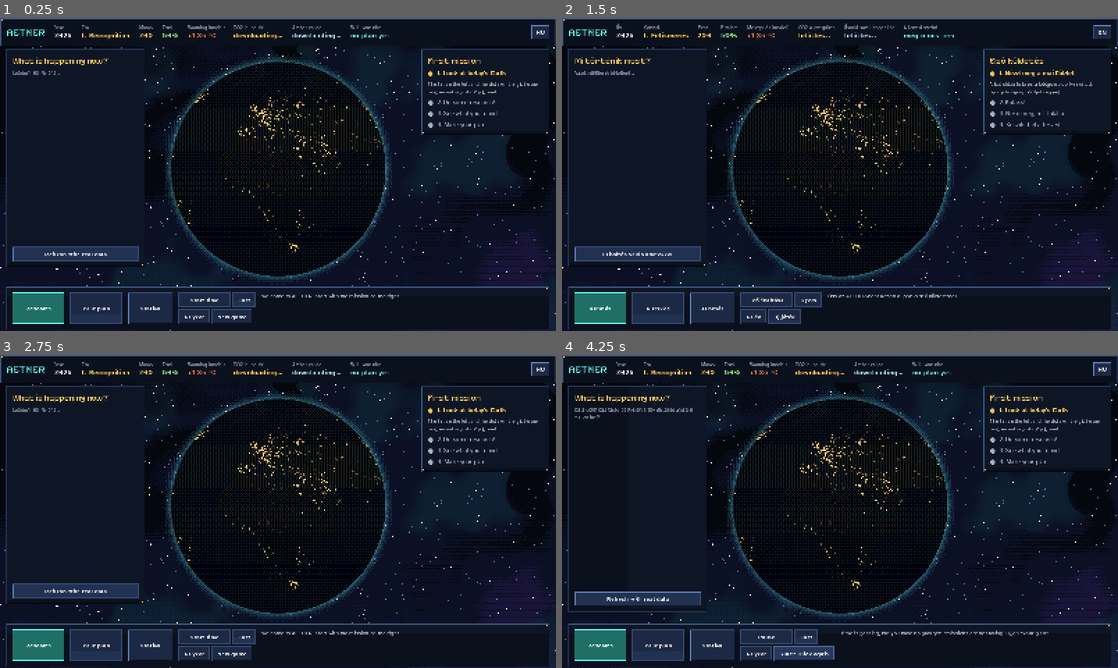
Above: before the commit, frames 1-4 (two rows, left to right).
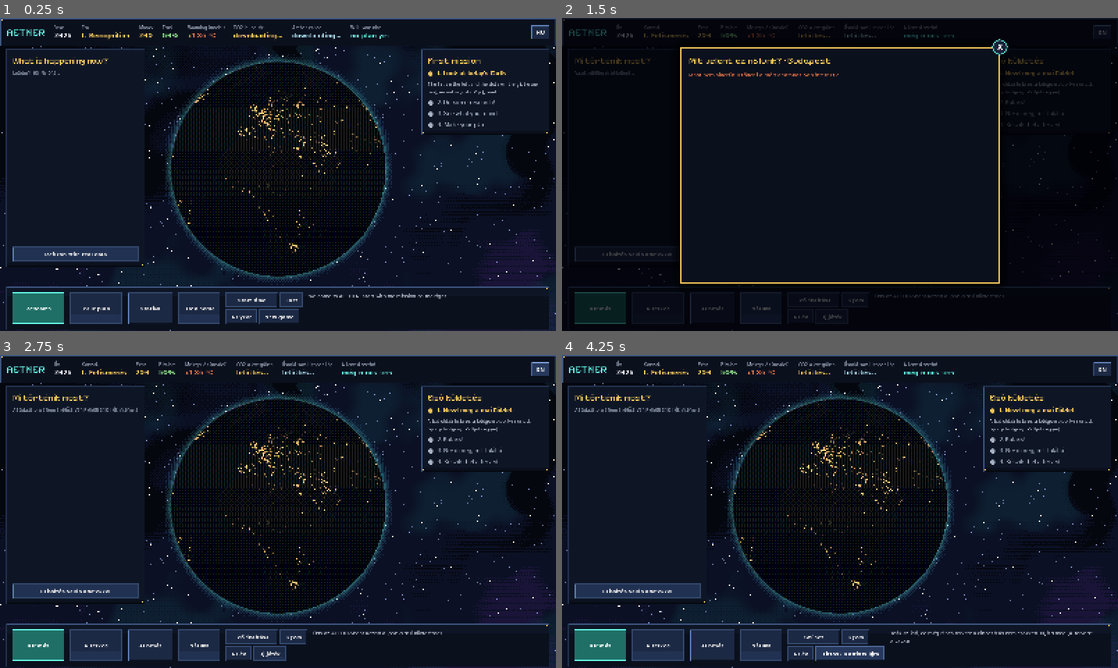
Above: after the commit, the same moments.

Repository: roadside/aether
Game: Godot game, scene res://scenes/main.tscn
Two runs of this game, one before a commit and one after it. Both use one fixed random seed, a clock stepped at 60 frames per second and the inputs below.
Inputs (mouse positions are in pixels of both pictures, inside the frame that each line leads up to):
- Up to frame 1 (0.25 s): no input
- Up to frame 2 (1.5 s): click "HU" at 0.5 s; click (762, 309) at 1.25 s, where only the run after the commit has a clickable "Nálunk"
- Up to frame 3 (2.75 s): click "EN" at 2 s
- Up to frame 4 (4.25 s): click "Start time" (after the commit: "Idő indítása") at 2.75 s; click "New game" (after the commit: "Új játék") at 3.5 s

The runs differ from the first frame. In frame 1, 1.3% of the frame differs, in the area x 32-81%, y 87-98%; in frame 2, 29%, in the area x 0-100%, y 0-100%; in frame 3, 3.3%; in frame 4, 5.0%.

Commit message:
Nálunk ablak: 30 °C feletti napok és nyári eső a játékos helyén, mért évek és becslés a terved szerint (2050, 2100)
Co-Authored-By: Claude Opus 5.5 <noreply@anthropic.com>
Claude-Session: https://claude.ai/code/session_01T6sPwaPiVjASr8DLyjC9bo

Diff:
--- a/AETHER_godot/scripts/i18n.gd
+++ b/AETHER_godot/scripts/i18n.gd
@@ -423,4 +423,23 @@
 	"Tudásfa (játékszabály): a kutatott témák új korszakot, új témákat és új tervlehetőségeket nyitnak. Kutatás gomb.": "Knowledge tree (game rule): researched topics open new eras, topics and plan options. See the Research button.",
 	"Új korszak: %s! %s": "New era: %s! %s",
 	"Wikipédia": "Wikipedia",
+	"Nálunk": "Back home",
+	"Mit jelent a melegedés nálunk: forró napok és nyári eső, mért adatokból és a terved szerint.": "What warming means where you live: hot days and summer rain, from measurements and according to your plan.",
+	"Töltöm a mért adatokat (1961 óta, naponta)…": "Loading measured data (daily, since 1961)…",
+	"Most nem sikerült letölteni a mért adatokat. Van internet?": "Could not download the measured data. Are you online?",
+	"Mit jelent ez nálunk?": "What does it mean here?",
+	"a terved szerint": "your plan",
+	"terv nélkül": "no plan",
+	"Hány nap van évente 30 °C fölött?": "How many days a year are above 30 °C?",
+	"%s nap": "%s days",
+	"mért": "measured",
+	"még nincs modell": "no model yet",
+	"kb. %s–%s nap": "about %s–%s days",
+	"Narancs: mért évek. Türkiz: becslés a terved szerint.": "Orange: measured years. Teal: estimate under your plan.",
+	"Mennyi eső esik nyáron (június–augusztus)?": "How much rain falls in summer (June–August)?",
+	"kb. %s–%s mm": "about %s–%s mm",
+	"Mért adat: ERA5, kb. 25 km-es rácspont (a város belsejében melegebb). Becslés: a 2006–2025 között mért napokat a régió várható melegedésével toljuk el (34 klímamodell). Nem helyi előrejelzés.": "Measured data: ERA5, a grid point about 25 km wide (city centres are hotter). Estimate: the days measured in 2006–2025 are shifted by the region's expected warming (34 climate models). Not a local forecast.",
+	"ERA5 (Copernicus/ECMWF) az Open-Meteón keresztül": "ERA5 (Copernicus/ECMWF) via Open-Meteo",
+	"IPCC AR6 Interaktív Atlasz, CMIP6 (Iturbide et al. 2021)": "IPCC AR6 Interactive Atlas, CMIP6 (Iturbide et al. 2021)",
+	"Forster et al. 2025, globális melegedés": "Forster et al. 2025, global warming",
 }
--- a/AETHER_godot/scripts/main.gd
+++ b/AETHER_godot/scripts/main.gd
@@ -14,6 +14,7 @@
 const Campaign := preload("res://scripts/campaign.gd")
 const Knowledge := preload("res://scripts/knowledge.gd")
 const StationPanel := preload("res://scripts/station_panel.gd")
+const NalunkPanel := preload("res://scripts/nalunk_panel.gd")
 
 const MISSION := [
 	["Nézd meg a mai Földet", "A bal oldali lista és a földgömb pöttyei valódi, friss jelentések. Kattints egyre!"],
@@ -308,6 +309,11 @@
 	station.tooltip_text = L.t("A kutatóállomásod: modulok építése és fejlesztése.")
 	station.pressed.connect(_open_station)
 	h.add_child(station)
+	var home := UI.button(L.t("Nálunk"))
+	home.custom_minimum_size = Vector2(120, 0)
+	home.tooltip_text = L.t("Mit jelent a melegedés nálunk: forró napok és nyári eső, mért adatokból és a terved szerint.")
+	home.pressed.connect(_open_nalunk)
+	h.add_child(home)
 	var tbox := UI.vbox(6)
 	var trow := UI.hbox(6)
 	_play_btn = UI.button(L.t("Idő indítása"))
@@ -378,6 +384,14 @@
 		_open_station()
 	else:
 		_show_info(L.t("Kutatóállomás: ") + str(s["name"]), "")
+
+
+func _open_nalunk() -> void:
+	var n = NalunkPanel.new()
+	n.bridge = bridge
+	n.campaign = campaign
+	n.closed.connect(_close_overlay)
+	_place_overlay(n)
 
 
 func _open_station() -> void:
@@ -906,6 +920,14 @@
 		_open_research()
 		await _shot(dir, "8_tudasfa.png")
 		_close_overlay()
+		_open_nalunk()
+		for i in 60:   # a mért adatok letöltése
+			await get_tree().create_timer(1.0).timeout
+			if not bridge.is_busy():
+				break
+		await get_tree().create_timer(1.0).timeout
+		await _shot(dir, "9_nalunk.png")
+		_close_overlay()
 	_close_overlay()
 	for e in world.get("esemenyek", []):
 		if str(e.get("kategoria", "")) == "levego":
--- /dev/null
+++ b/AETHER_godot/scripts/nalunk_panel.gd
@@ -0,0 +1,192 @@
+extends PanelContainer
+## „Mit jelent ez nálunk?” – a melegedés a játékos helyén: mért adatok (ERA5) és
+## egyszerű becslés a jövőre a játékos terve szerint (IPCC AR6 Atlasz, 34 klímamodell).
+
+signal closed
+
+const UI := preload("res://scripts/ui.gd")
+const L := preload("res://scripts/i18n.gd")
+const Bridge := preload("res://scripts/lab_bridge.gd")
+
+var bridge
+var campaign
+var lat := 47.5
+var lon := 19.0
+var country := "HU"
+var place := "Budapest"
+var _body: VBoxContainer
+var _out := ""
+var _retry: Timer
+
+
+## Oszlopdiagram: évente a 30 °C feletti napok (mért), a jövő becslése halványan.
+class Bars extends Control:
+	var years: Array = []        # [[év, érték], ...] mért
+	var future: Array = []       # [[év, érték], ...] becslés
+	var vmax := 10.0
+
+	func _ready() -> void:
+		custom_minimum_size = Vector2(0, 170)
+
+	func _draw() -> void:
+		var all := years + future
+		if all.is_empty():
+			return
+		var y0 := int(all[0][0])
+		var y1 := int(all[-1][0])
+		var w := size.x
+		var h := size.y - 22.0
+		var bw := w / float(y1 - y0 + 1)
+		var font := ThemeDB.fallback_font
+		for e in years:
+			var x := (int(e[0]) - y0) * bw
+			var bh := h * float(e[1]) / vmax
+			draw_rect(Rect2(x + 1, h - bh, maxf(1.0, bw - 2), bh), Color("#f4a23a"))
+		for e in future:
+			var x := (int(e[0]) - y0) * bw
+			var bh := h * float(e[1]) / vmax
+			draw_rect(Rect2(x + 1, h - bh, maxf(1.0, bw - 2), bh), Color(0.36, 0.88, 0.82, 0.55))
+		draw_line(Vector2(0, h), Vector2(w, h), Color("#5d6784"), 1.0)
+		for yy in [y0, 2000, 2025, y1]:
+			if yy < y0 or yy > y1:
+				continue
+			var x: float = (int(yy) - y0) * bw
+			draw_string(font, Vector2(x, h + 18), str(yy), HORIZONTAL_ALIGNMENT_LEFT, -1, 13, Color("#9aa7c4"))
+
+
+func _ready() -> void:
+	var sb := StyleBoxFlat.new()
+	sb.bg_color = UI.PANEL_BG
+	sb.border_color = UI.GOLD
+	sb.set_border_width_all(3)
+	sb.shadow_color = Color(0, 0, 0, 0.7)
+	sb.shadow_size = 28
+	sb.set_content_margin_all(24)
+	add_theme_stylebox_override("panel", sb)
+	var scroll := ScrollContainer.new()
+	scroll.horizontal_scroll_mode = ScrollContainer.SCROLL_MODE_DISABLED
+	add_child(scroll)
+	_body = UI.vbox(12)
+	_body.size_flags_horizontal = Control.SIZE_EXPAND_FILL
+	scroll.add_child(UI.scroll_pad(_body))
+	_retry = Timer.new()
+	_retry.wait_time = 1.0
+	_retry.one_shot = true
+	_retry.timeout.connect(_load)
+	add_child(_retry)
+	bridge.finished.connect(_on_bridge_finished)
+	_out = bridge.work_dir("aether_nalunk").path_join("v1_%s_%.2f_%.2f.json" % [country, lat, lon])
+	var cached: Variant = Bridge.read_json(_out)
+	if typeof(cached) == TYPE_DICTIONARY and not cached.has("hiba"):
+		_render(cached)
+	else:
+		_header()
+		_body.add_child(UI.label(L.t("Töltöm a mért adatokat (1961 óta, naponta)…"), 17, UI.SOFT))
+		_load()
+
+
+func _exit_tree() -> void:
+	if bridge != null and bridge.finished.is_connected(_on_bridge_finished):
+		bridge.finished.disconnect(_on_bridge_finished)
+
+
+func _load() -> void:
+	if not bridge.run("nalunk", ["nalunk", "--lat", str(lat), "--lon", str(lon), "--orszag", country,
+			"--hely", place, "--ki", _out, "--nyelv", L.lang]):
+		_retry.start()
+
+
+func _on_bridge_finished(tag: String, _code: int, _output: String) -> void:
+	if tag != "nalunk":
+		return
+	var r: Variant = Bridge.read_json(_out)
+	if typeof(r) == TYPE_DICTIONARY and not r.has("hiba"):
+		_render(r)
+	else:
+		_header()
+		_body.add_child(UI.label(L.t("Most nem sikerült letölteni a mért adatokat. Van internet?"), 17, UI.EMBER))
+
+
+func _header() -> void:
+	UI.clear(_body)
+	_body.add_child(UI.heading(L.t("Mit jelent ez nálunk?") + " · " + place))
+
+
+## A táblázatból az adott globális melegedéshez tartozó sor (0,1 °C-ra kerekítve, a széleken levágva).
+static func row_for(r: Dictionary, t: float) -> Dictionary:
+	var tab: Array = r.get("tablazat", [])
+	if tab.is_empty() or is_nan(t):
+		return {}
+	var best: Dictionary = tab[0]
+	for row in tab:
+		if absf(float(row["globalis"]) - t) < absf(float(best["globalis"]) - t):
+			best = row
+	return best
+
+
+func _temp_at(y: int) -> float:
+	return campaign.series_at("homerseklet", y) if campaign != null else NAN
+
+
+func _big(parent: Control, caption: String, value: String, sub: String, color: Color) -> void:
+	var v := UI.vbox(0)
+	v.size_flags_horizontal = Control.SIZE_EXPAND_FILL
+	v.add_child(UI.label(caption, 14, UI.MUTE))
+	v.add_child(UI.label(value, 26, color, true, false))
+	if sub != "":
+		v.add_child(UI.label(sub, 13, UI.MUTE))
+	parent.add_child(v)
+
+
+func _render(r: Dictionary) -> void:
+	_header()
+	var regi: Dictionary = r["regi"]
+	var mai: Dictionary = r["mai"]
+	var plan_name := L.t("a terved szerint") if campaign != null and not campaign.timeline.is_empty() else L.t("terv nélkül")
+	# --- forró napok ---
+	var c := UI.card(UI.GOLD)
+	c.add_child(UI.label(L.t("Hány nap van évente 30 °C fölött?"), 19, UI.TEXT, true))
+	var row := UI.hbox(18)
+	_big(row, "%d–%d" % [int(regi["idoszak"][0]), int(regi["idoszak"][1])], L.t("%s nap") % UI.hu(float(regi["napok"]), 0), L.t("mért"), UI.SOFT)
+	_big(row, "%d–%d" % [int(mai["idoszak"][0]), int(mai["idoszak"][1])], L.t("%s nap") % UI.hu(float(mai["napok"]), 0), L.t("mért"), UI.GOLD)
+	var future: Array = []
+	var vmax := 10.0
+	for e in r["evek"]:
+		vmax = maxf(vmax, float(e["napok"]))
+	for y in [2050, 2100]:
+		var fr := row_for(r, _temp_at(y))
+		if fr.is_empty():
+			_big(row, str(y), "?", L.t("még nincs modell"), UI.CYAN)
+			continue
+		_big(row, "%d · %s" % [y, plan_name], L.t("%s nap") % UI.hu(float(fr["napok"]), 0),
+			L.t("kb. %s–%s nap") % [UI.hu(float(fr["napok_also"]), 0), UI.hu(float(fr["napok_felso"]), 0)], UI.CYAN)
+	c.add_child(row)
+	# oszlopok: mért évek + becslés 2026-tól 2100-ig ötévente
+	var bars := Bars.new()
+	for e in r["evek"]:
+		bars.years.append([int(e["ev"]), float(e["napok"])])
+	for y in range(2030, 2101, 5):
+		var fr := row_for(r, _temp_at(y))
+		if not fr.is_empty():
+			future.append([y, float(fr["napok"])])
+			vmax = maxf(vmax, float(fr["napok"]))
+	bars.future = future
+	bars.vmax = vmax * 1.1
+	c.add_child(bars)
+	c.add_child(UI.label(L.t("Narancs: mért évek. Türkiz: becslés a terved szerint."), 13, UI.MUTE))
+	_body.add_child(UI.card_root(c))
+	# --- nyári csapadék ---
+	var p := UI.card(UI.CYAN)
+	p.add_child(UI.label(L.t("Mennyi eső esik nyáron (június–augusztus)?"), 19, UI.TEXT, true))
+	var prow := UI.hbox(18)
+	_big(prow, "%d–%d" % [int(regi["idoszak"][0]), int(regi["idoszak"][1])], "%s mm" % UI.hu(float(regi["nyari_csapadek"]), 0), L.t("mért"), UI.SOFT)
+	_big(prow, "%d–%d" % [int(mai["idoszak"][0]), int(mai["idoszak"][1])], "%s mm" % UI.hu(float(mai["nyari_csapadek"]), 0), L.t("mért"), UI.GOLD)
+	var f2100 := row_for(r, _temp_at(2100))
+	if not f2100.is_empty():
+		_big(prow, "2100 · " + plan_name, "%s mm" % UI.hu(float(f2100["nyari_csapadek"]), 0),
+			L.t("kb. %s–%s mm") % [UI.hu(float(f2100["csapadek_also"]), 0), UI.hu(float(f2100["csapadek_felso"]), 0)], UI.CYAN)
+	p.add_child(prow)
+	_body.add_child(UI.card_root(p))
+	_body.add_child(UI.label(L.t("Mért adat: ERA5, kb. 25 km-es rácspont (a város belsejében melegebb). Becslés: a 2006–2025 között mért napokat a régió várható melegedésével toljuk el (34 klímamodell). Nem helyi előrejelzés."), 14, UI.MUTE))
+	for s in r.get("forrasok", []):
+		_body.add_child(UI.text_link(L.t(str(s["nev"])), str(s["link"])))
--- a/AETHER_godot/scripts/research_flow.gd
+++ b/AETHER_godot/scripts/research_flow.gd
@@ -217,7 +217,7 @@
 			c.add_child(UI.label(L.t("Wikipédia"), 17, UI.GOLD, true))
 			c.add_child(UI.label(str(w.get("bevezeto", "")), 17, UI.TEXT))
 			_body.add_child(UI.card_root(c))
-		src.add_child(_text_link(L.t("Wikipédia: ") + str(w.get("cim", "")) + " (" + str(w.get("nyelv", "")) + ", CC BY-SA 4.0)",
+		src.add_child(UI.text_link(L.t("Wikipédia: ") + str(w.get("cim", "")) + " (" + str(w.get("nyelv", "")) + ", CC BY-SA 4.0)",
 			str(w.get("link", ""))))
 	var papers: Array = r.get("cikkek", [])
 	if not papers.is_empty():
@@ -227,7 +227,7 @@
 			if ev.is_valid_float():
 				ev = str(int(float(ev)))   # 2023.0 -> 2023
 			var t := "• " + str(p.get("cim", "")) + (" (%s)" % ev if ev != "" else "")
-			src.add_child(_text_link(t, str(p.get("link", ""))))
+			src.add_child(UI.text_link(t, str(p.get("link", ""))))
 	if typeof(m) == TYPE_DICTIONARY and src.get_child_count() > 0:
 		src.visible = false
 		var sb := UI.button(L.t("AI-összefoglaló forrásai"))
@@ -593,33 +593,6 @@
 	return UI.card_root(c)
 
 
-## Egyszerű, kattintható szöveges link (nem gomb): ciánkék, balra, sort tör.
-func _text_link(text: String, url: String, size: int = 15) -> Button:
-	UI.load_fonts()
-	var lb := Button.new()
-	lb.text = text
-	lb.flat = true
-	lb.alignment = HORIZONTAL_ALIGNMENT_LEFT
-	lb.autowrap_mode = TextServer.AUTOWRAP_WORD_SMART
-	lb.size_flags_horizontal = Control.SIZE_EXPAND_FILL
-	lb.add_theme_font_size_override("font_size", size)
-	if UI.font_body != null:   # normál szöveg, nem a gombok vastag betűje
-		lb.add_theme_font_override("font", UI.font_body)
-	for st in ["font_color", "font_hover_color", "font_pressed_color", "font_focus_color"]:
-		lb.add_theme_color_override(st, UI.CYAN)
-	var empty := StyleBoxEmpty.new()
-	empty.content_margin_top = 2
-	empty.content_margin_bottom = 2
-	for st in ["normal", "hover", "pressed", "focus", "hover_pressed"]:
-		lb.add_theme_stylebox_override(st, empty)
-	if url != "":
-		lb.mouse_default_cursor_shape = Control.CURSOR_POINTING_HAND
-		lb.tooltip_text = url
-		var open_fn := func() -> void: OS.shell_open(url)
-		lb.pressed.connect(open_fn)
-	return lb
-
-
 func _paper_link(p: Dictionary) -> Control:
 	var authors: Array = p.get("authors", [])
 	var who := "?"
--- a/AETHER_godot/scripts/ui.gd
+++ b/AETHER_godot/scripts/ui.gd
@@ -117,3 +117,30 @@
 ## Szám a választott nyelv tizedesjelével (magyarul vessző, angolul pont).
 static func hu(x: float, decimals: int = 1) -> String:
 	return preload("res://scripts/i18n.gd").num(x, decimals)
+
+
+## Egyszerű, kattintható szöveges link (nem gomb): ciánkék, balra, sort tör.
+static func text_link(text: String, url: String, size: int = 15) -> Button:
+	load_fonts()
+	var lb := Button.new()
+	lb.text = text
+	lb.flat = true
+	lb.alignment = HORIZONTAL_ALIGNMENT_LEFT
+	lb.autowrap_mode = TextServer.AUTOWRAP_WORD_SMART
+	lb.size_flags_horizontal = Control.SIZE_EXPAND_FILL
+	lb.add_theme_font_size_override("font_size", size)
+	if font_body != null:   # normál szöveg, nem a gombok vastag betűje
+		lb.add_theme_font_override("font", font_body)
+	for st in ["font_color", "font_hover_color", "font_pressed_color", "font_focus_color"]:
+		lb.add_theme_color_override(st, CYAN)
+	var empty := StyleBoxEmpty.new()
+	empty.content_margin_top = 2
+	empty.content_margin_bottom = 2
+	for st in ["normal", "hover", "pressed", "focus", "hover_pressed"]:
+		lb.add_theme_stylebox_override(st, empty)
+	if url != "":
+		lb.mouse_default_cursor_shape = Control.CURSOR_POINTING_HAND
+		lb.tooltip_text = url
+		var open_fn := func() -> void: OS.shell_open(url)
+		lb.pressed.connect(open_fn)
+	return lb
